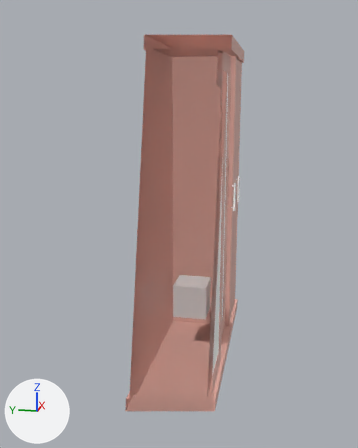
The glTF model glb/Lemari_Pink_Yudi.glb, before and after one commit.
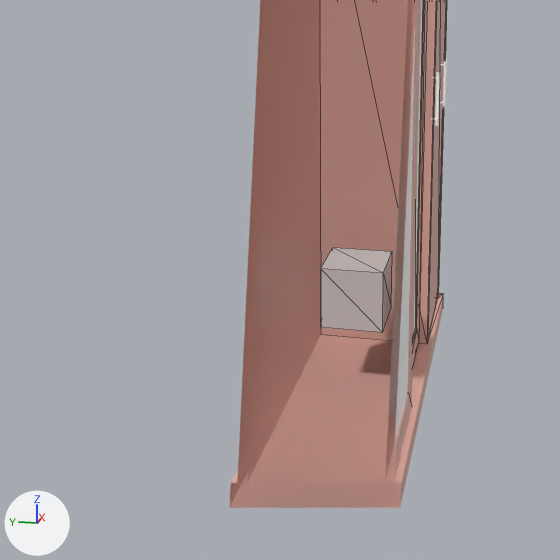
Each version is shown whole from a camera (50 mm lens) standing at (-12.63, -2.15, 6.85) and looking at (-0.14, 0.34, 3.73), then close up on the part from 1% to 83% of the width and 32% to 98% of the height. The axes (+X, +Y, +Z) are drawn at lower left. The lights are the same throughout. The close-ups show mesh edges as thin lines. Everything nearer to the camera than a plane just in front of the edit is cut away. Where no turn or scale is listed for an object, it has been applied to the vertices.
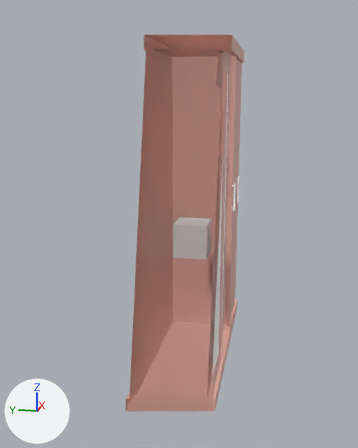
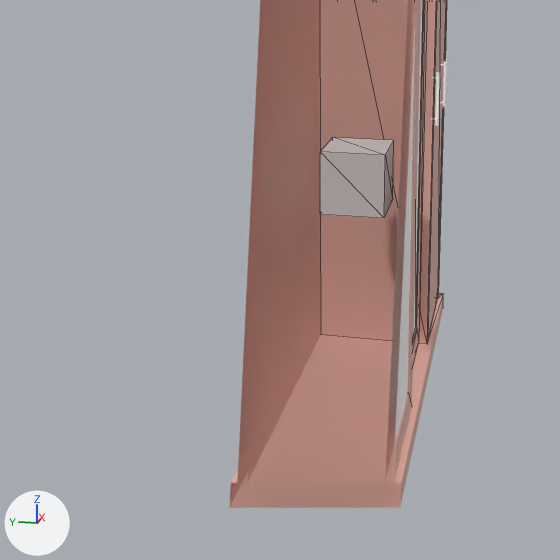
The newer file is also rescaled (x0.503), turned or shifted as a whole; pictures and numbers use the older file's frame.

Location of each change, [x1, y1, x2, y2] in pixels of the close-ups (560 x 560 px):
'Cube.001', moved
    before: [321, 248, 392, 333]
    after: [320, 137, 394, 218]

Diff of the bpy script that builds the scene:
```diff
--- a/glb/Lemari_Pink_Yudi.glb.py
+++ b/glb/Lemari_Pink_Yudi.glb.py
@@ ob_cube_001 @@
 ob_cube_001 = bpy.data.objects.new('Cube.001', me_cube_001)
-ob_cube_001.location = (0.0, 0.0, 1.65)
+ob_cube_001.location = (0.0, 0.0, 3.33)
```
